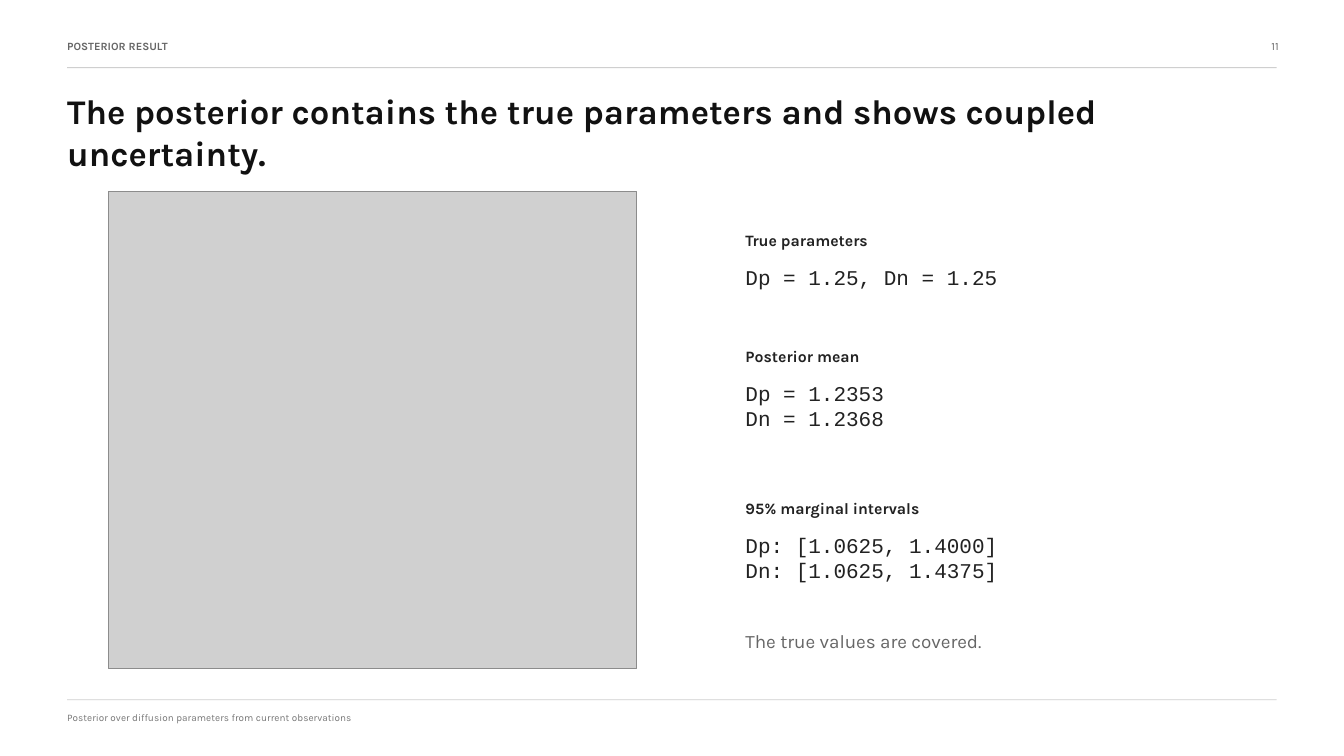
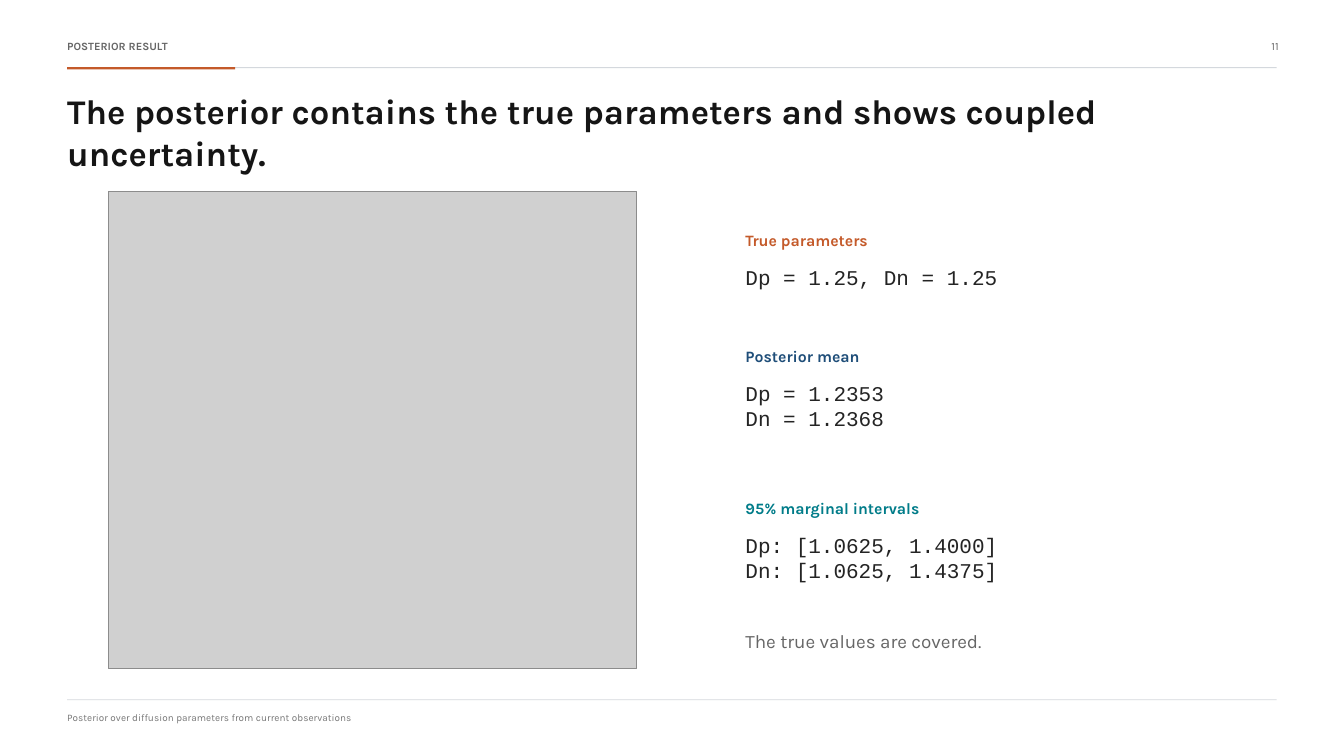
Before and after one commit to jack28257/PINN_JAX, a slide deck: slide 11 of presentation/pnp_pinn_current_inference_presentation.pptx. Drawn at 1344x756 pixels with LibreOffice and Linux fonts; fonts in the diff are those of the drawing; grey boxes stand for pictures. Boxes give left, top, right and bottom in pixels: in the first picture for what was removed or moved away, otherwise in the second. Text is boxed around its words. In the diff, an @@ line names an element or a change of style, - is before the commit and + after.

Commit message:
Refine presentation color treatment

```diff
--- a/presentation/pnp_pinn_current_inference_presentation.pptx
+++ b/presentation/pnp_pinn_current_inference_presentation.pptx
@@ rectangle at (68,68,1277,69): fill #CFCFCF to #D4D8DD @@
@@ rectangle added at (68,68,236,70), fill #C45A2A @@
@@ text "True parameters" at (745,235,868,250): text colour #222222 to #C45A2A @@
@@ text "Posterior mean" at (745,351,859,362): text colour #222222 to #1F4E79 @@
@@ text "95% marginal intervals" at (745,502,919,518): text colour #222222 to #007C89 @@
```
Also in this commit, not shown: 11 other slides changed.
